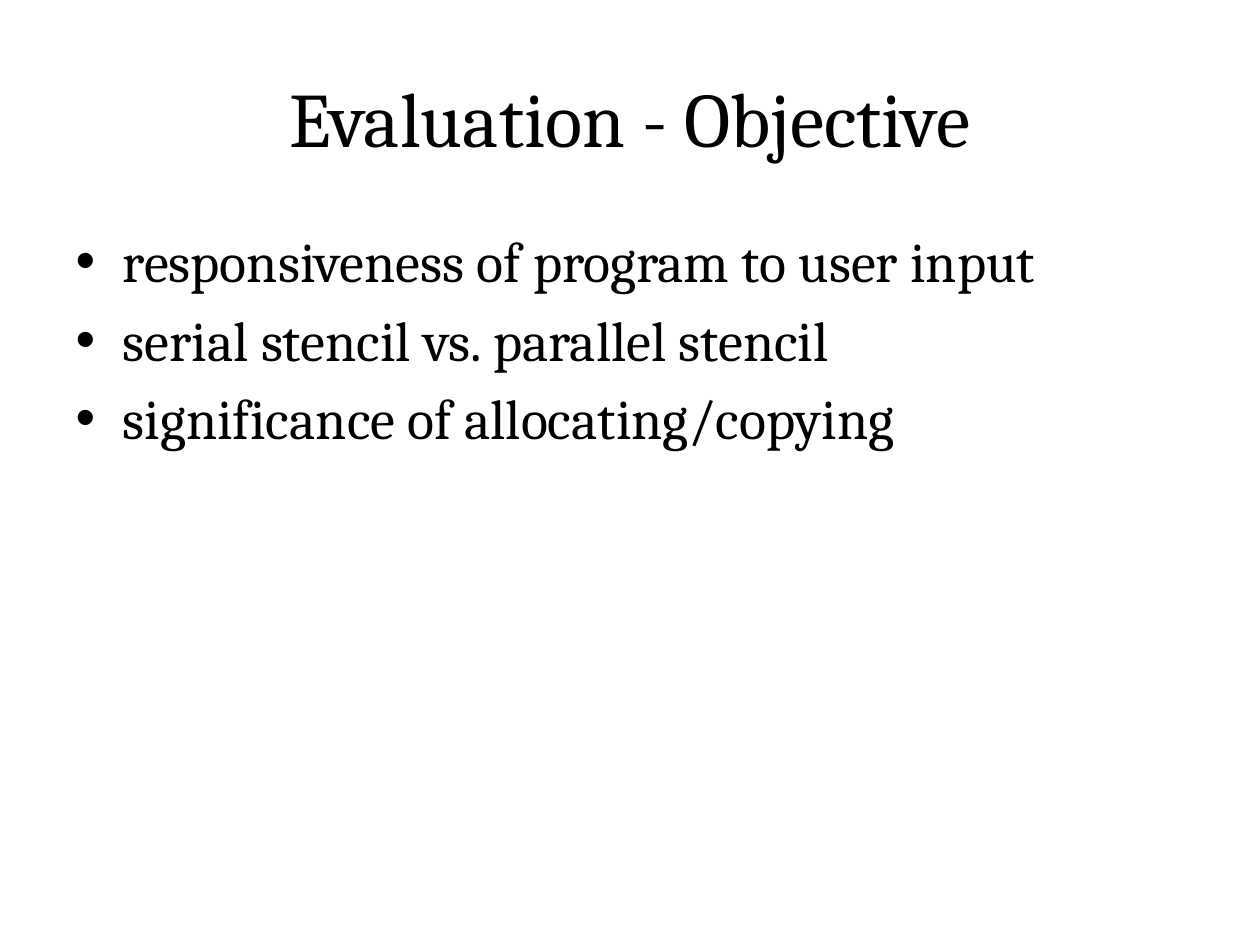
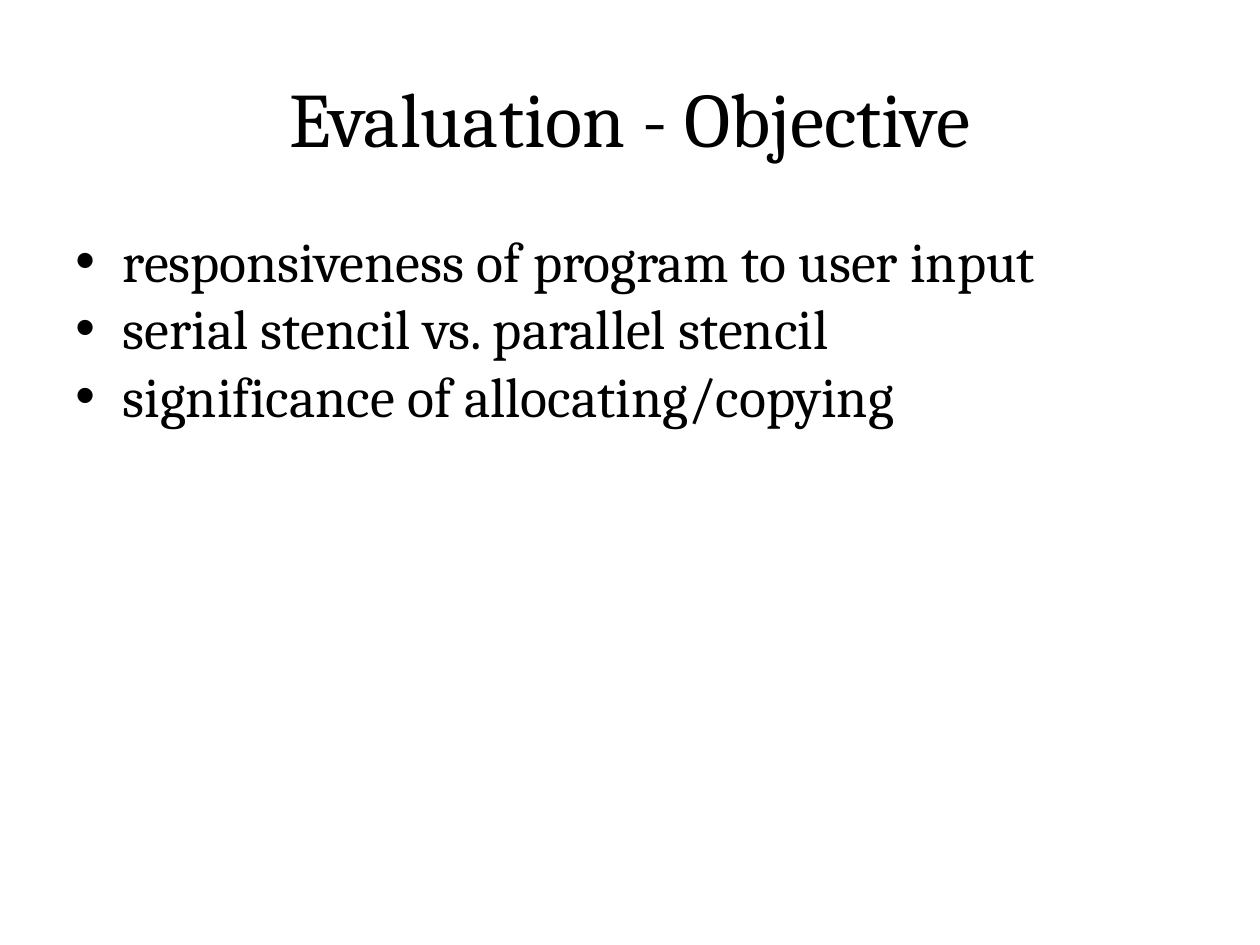
Before and after one commit to blinderm/game-of-life, a slide deck: slide 6 of presentation/CSC213_presentation.pptx. Drawn at 1260x945 pixels with LibreOffice and Linux fonts; fonts in the diff are those of the drawing. Boxes give left, top, right and bottom in pixels: in the first picture for what was removed or moved away, otherwise in the second. Text is boxed around its words. In the diff, an @@ line names an element or a change of style, - is before the commit and + after.

```diff
--- a/presentation/CSC213_presentation.pptx
+++ b/presentation/CSC213_presentation.pptx
@@ text "responsiveness of program to user ..." at [123,242,1035,429]: indent changed; less space between paragraphs @@
```
Also in this commit, not shown: 7 other slides changed, 3 other files.
